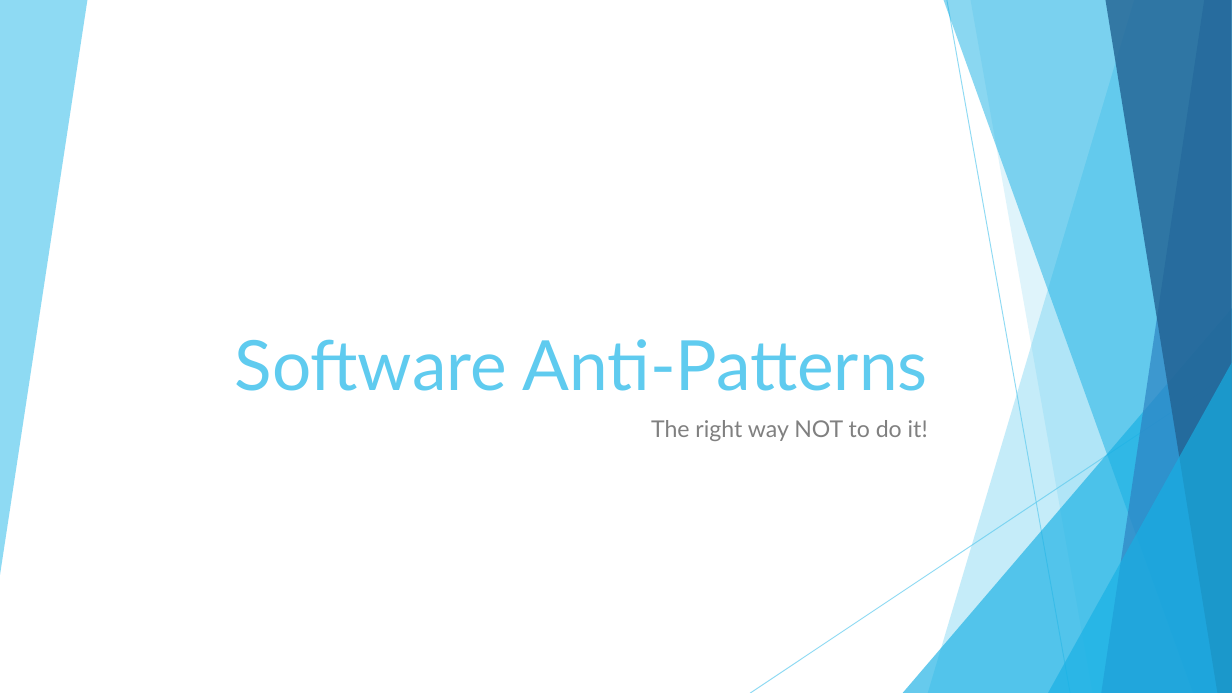
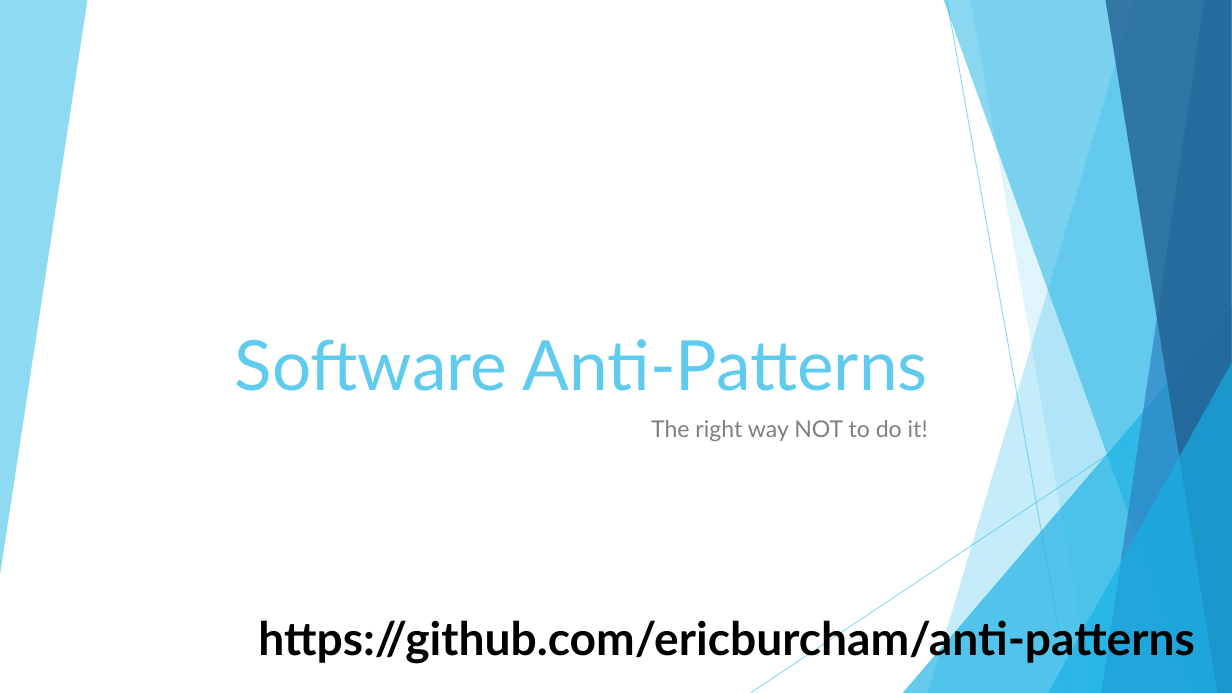
Before and after one commit to ericburcham/anti-patterns, a slide deck: slide 1 of anti-patterns.pptx. Drawn at 1232x693 pixels with LibreOffice and Linux fonts; fonts in the diff are those of the drawing. Boxes give left, top, right and bottom in pixels: in the first picture for what was removed or moved away, otherwise in the second. Text is boxed around its words. In the diff, an @@ line names an element or a change of style, - is before the commit and + after.

Commit message:
Added URL to presentation.

```diff
--- a/anti-patterns.pptx
+++ b/anti-patterns.pptx
@@ text added at [258, 614, 1195, 663], 36 pt, text #000000, bold @@
+https://github.com/ericburcham/anti-patterns
```
